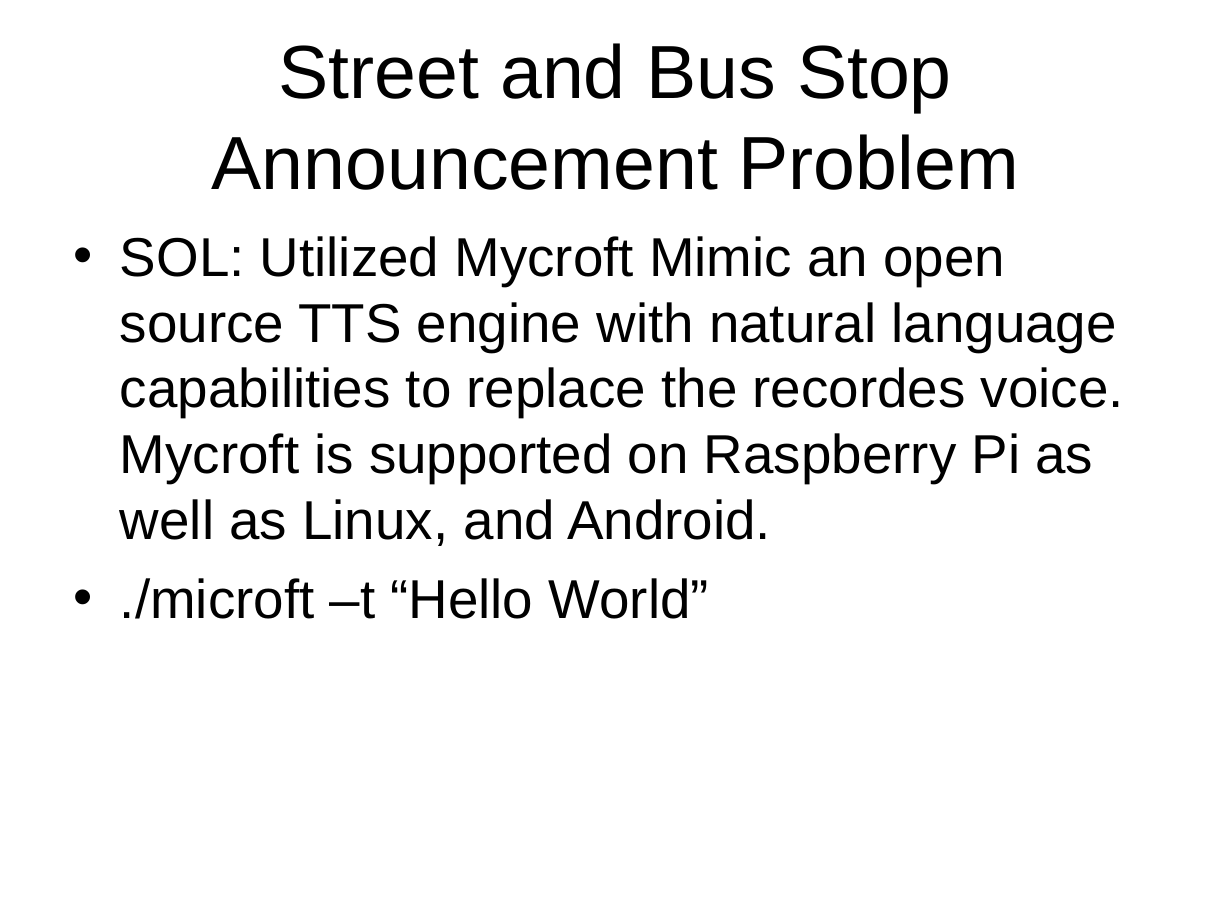
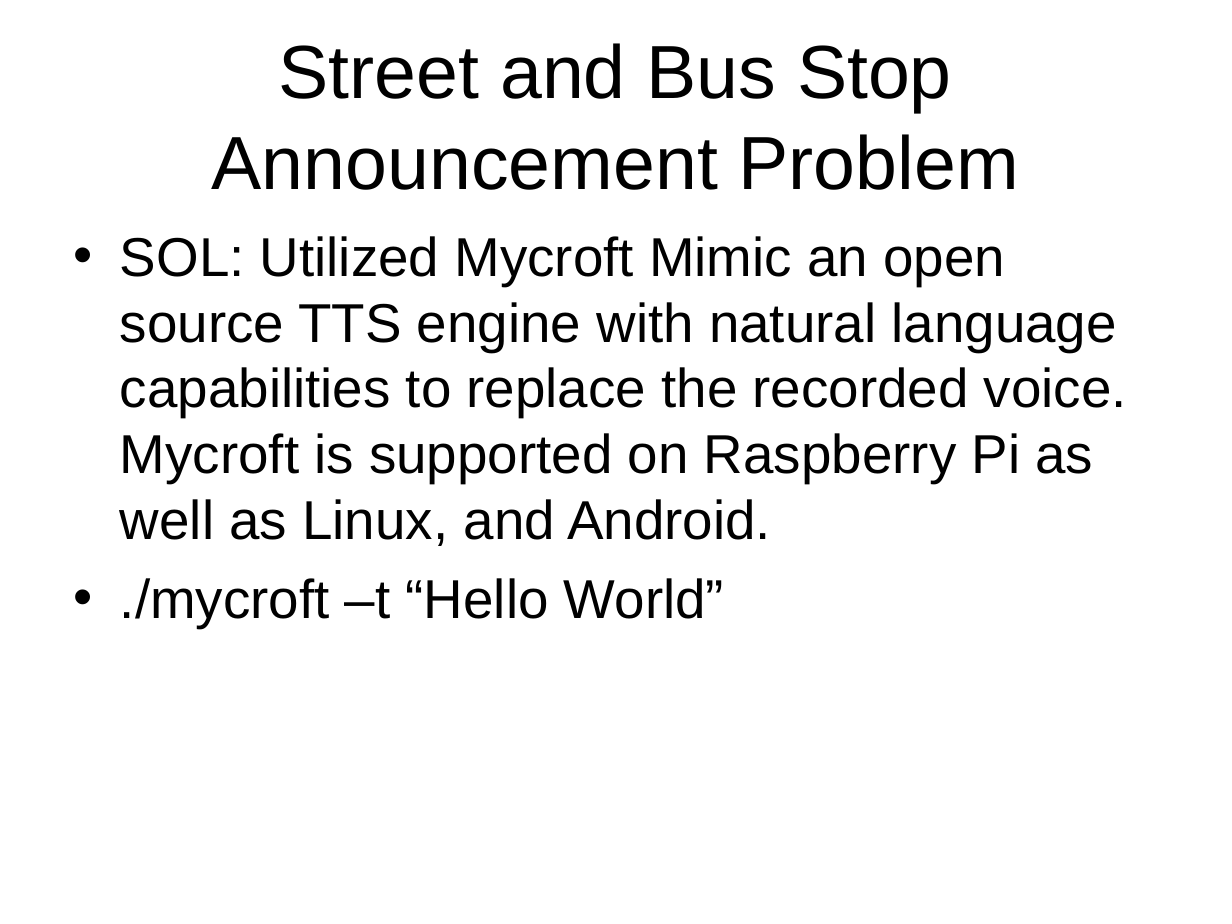
Before and after one commit to ArtemSkit/ViaLink, a slide deck: slide 9 of VIA Codeathon - Codemonkies.ppt (slide 8 before the commit). Drawn at 1232x924 pixels with LibreOffice and Linux fonts; fonts in the diff are those of the drawing; background and template pictures are left out. Boxes give left, top, right and bottom in pixels: in the first picture for what was removed or moved away, otherwise in the second. Text is boxed around its words. In the diff, an @@ line names an element or a change of style, - is before the commit and + after.

```diff
--- a/VIA Codeathon - Codemonkies.ppt
+++ b/VIA Codeathon - Codemonkies.ppt
@@ text at box(120, 236, 1127, 628): text changed @@
-• SOL: Utilized Mycroft Mimic an open source TTS engine with natural language capabilities to replace the recordes voice. Mycroft is supported on Raspberry Pi as well as Linux, and Android.
-• ./microft –t “Hello World”
+• SOL: Utilized Mycroft Mimic an open source TTS engine with natural language capabilities to replace the recorded voice. Mycroft is supported on Raspberry Pi as well as Linux, and Android.
+• ./mycroft –t “Hello World”
```
Also in this commit, not shown: 3 other slides changed, 2 slides added, 1 slide removed, 11 other files.
